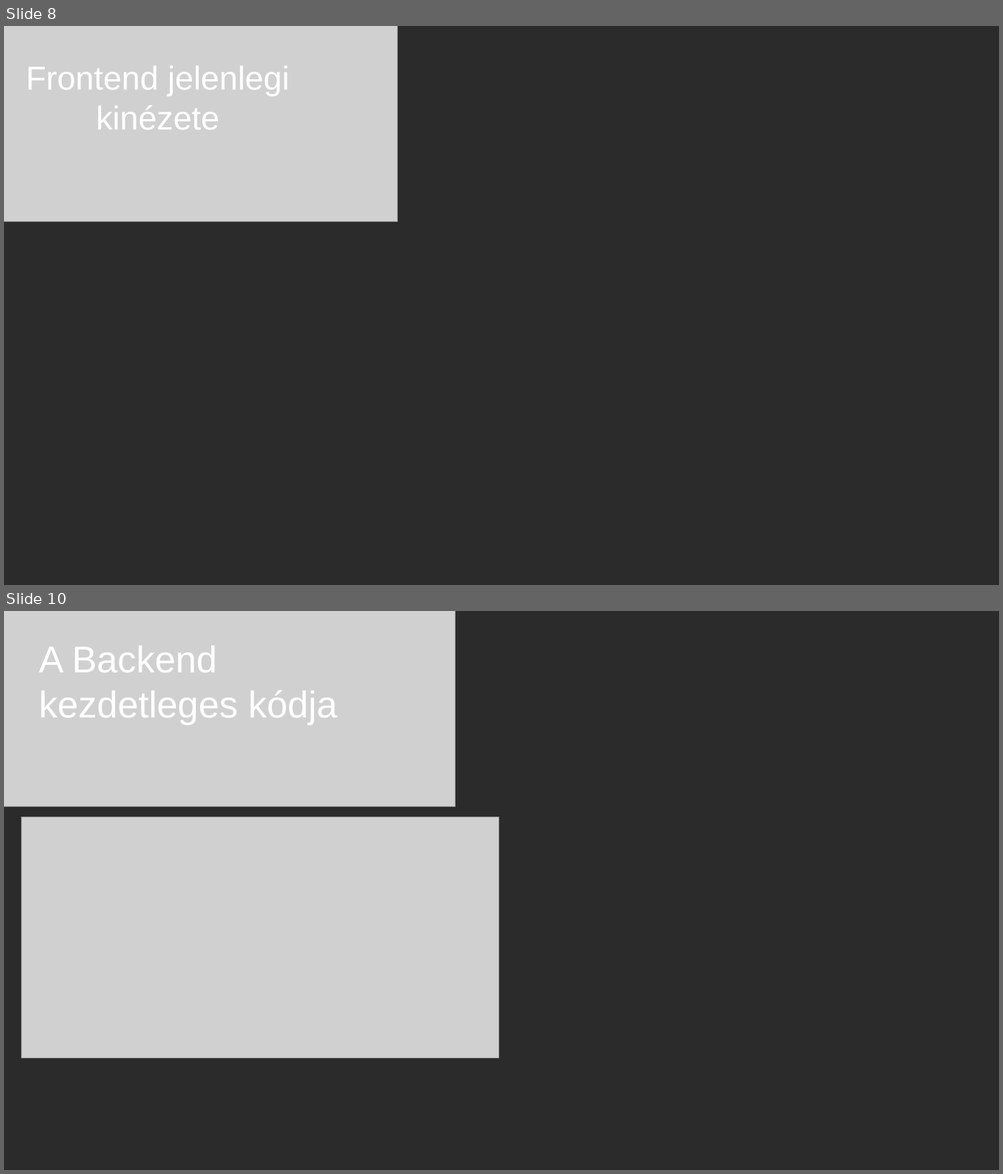
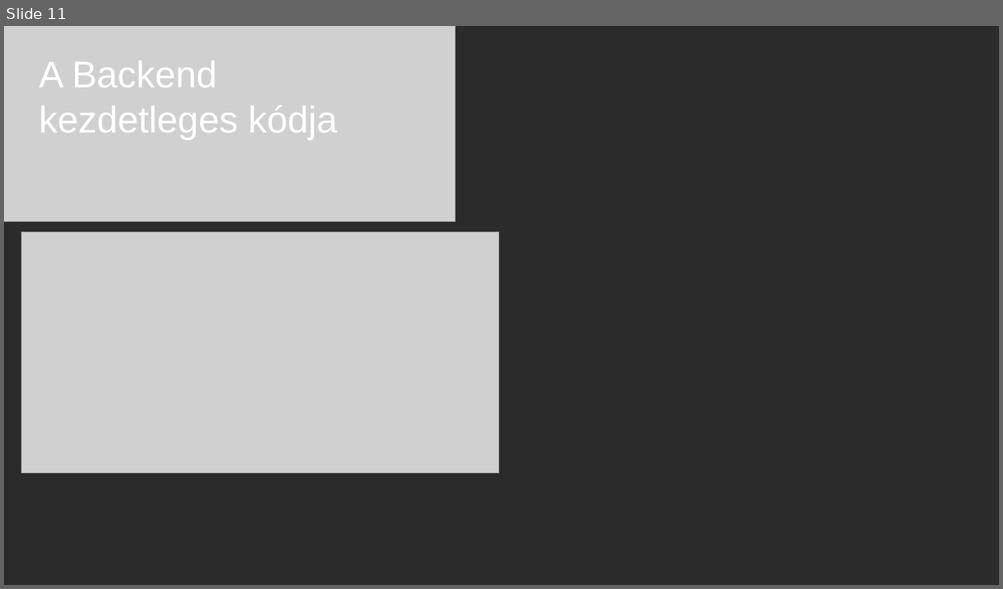
Before and after one commit to ponuzsr/vizsgaremek, a slide deck: Vizsgaremek_Ppt.pptx. Shown one above the other, each under a label of ours: slides 8 and 10 before the commit, slide 11 after it; the slides between them are not shown. The pictures are 1003x1174 and 1003x589 pixels, drawn with LibreOffice and Linux fonts; fonts in the diff are those of the drawing; grey boxes stand for pictures; background and template pictures are left out; a plain dark background stands for a picture behind light text. Boxes give left, top, right and bottom in pixels: in the first picture for what was removed or moved away, otherwise in the second. Text is boxed around its words. In the diff, an @@ line names an element or a change of style, - is before the commit and + after.

```diff
--- a/Vizsgaremek_Ppt.pptx
+++ b/Vizsgaremek_Ppt.pptx
@@ slide 8 removed at (4, 26, 999, 585), background picture (left out) @@
@@ picture removed at (4, 26, 398, 221) @@
@@ text removed at (26, 66, 289, 130) @@
-Frontend jelenlegi kinézete
@@ what was slide 10 is now slide 11 @@
```
Also in this commit, not shown: 3 slides added, 1 other slide removed.
